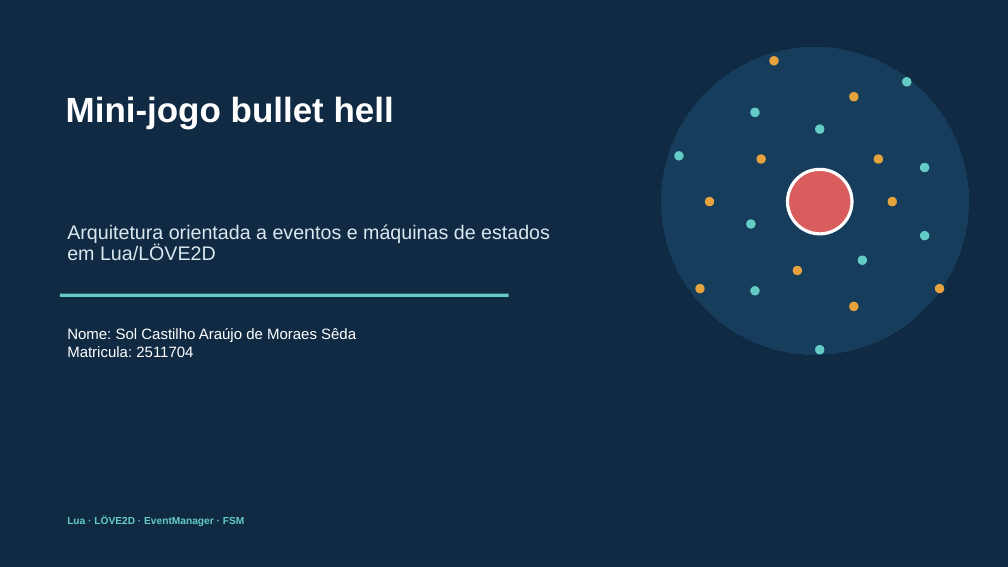
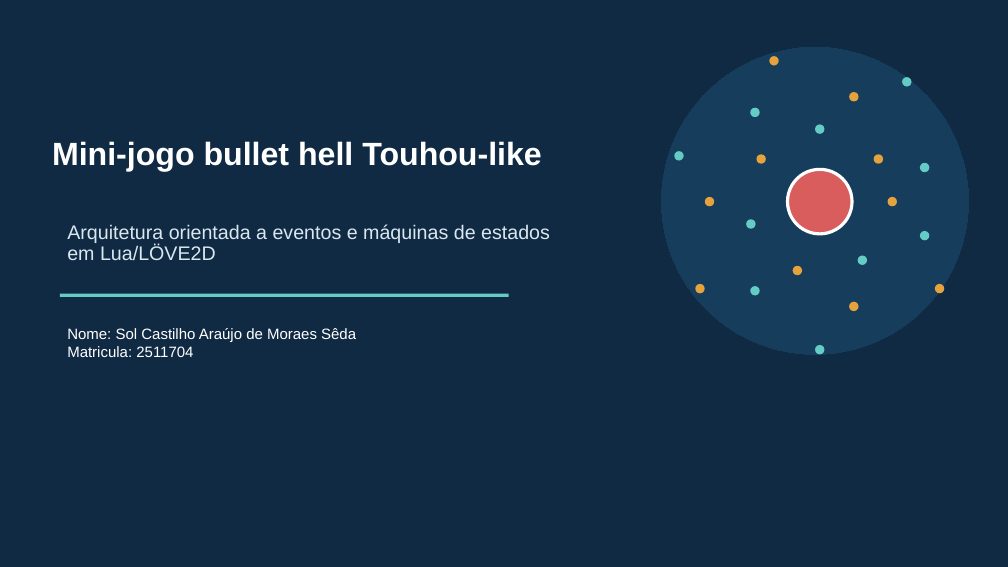
Before and after one commit to solmseda/INF1350---Prog-de-Sistemas-Reativos, a slide deck: slide 1 of Lua/Mini-projeto lua/touhou_sistemas_reativos.odp. Drawn at 1008x567 pixels with LibreOffice and Linux fonts; fonts in the diff are those of the drawing. Boxes give left, top, right and bottom in pixels: in the first picture for what was removed or moved away, otherwise in the second. Text is boxed around its words. In the diff, an @@ line names an element or a change of style, - is before the commit and + after.

```diff
--- a/Lua/Mini-projeto lua/touhou_sistemas_reativos.odp
+++ b/Lua/Mini-projeto lua/touhou_sistemas_reativos.odp
@@ text at box(52, 141, 542, 171): text changed; size 33.3 to 30.6 pt @@
-Mini-jogo bullet hell
+Mini-jogo bullet hell Touhou-like
@@ text removed at box(67, 517, 244, 526) @@
-Lua · LÖVE2D · EventManager · FSM
```
Also in this commit, not shown: 8 other slides changed, 2 slides added, 17 other files.
